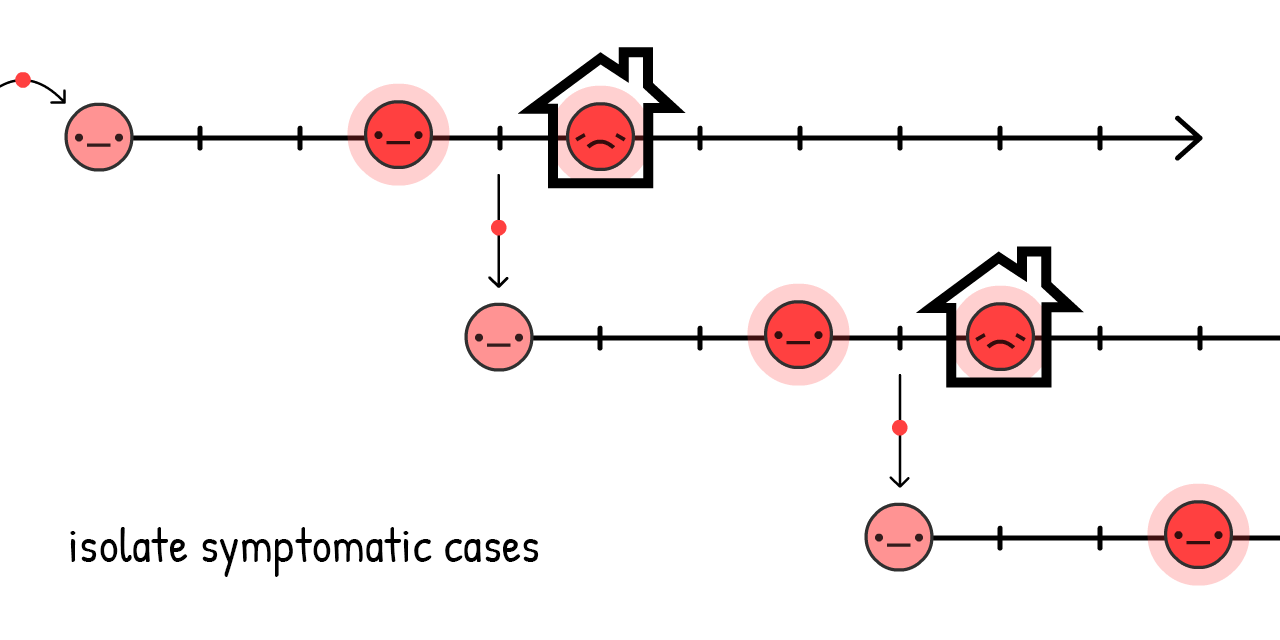
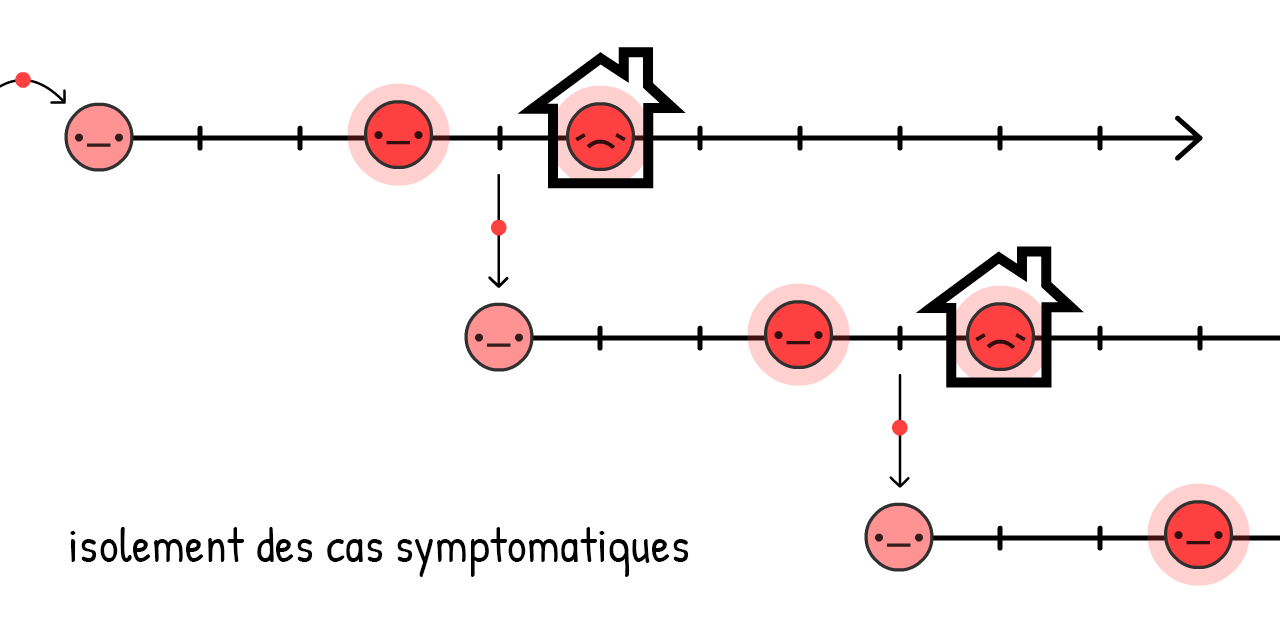
Two versions of the same layered image (w=1280, h=640). Layer-by-layer changes:
renamed "isolate symptomatic cases" to "isolement des cas symptomatiques", painted on it over 133, 527, 689, 577
